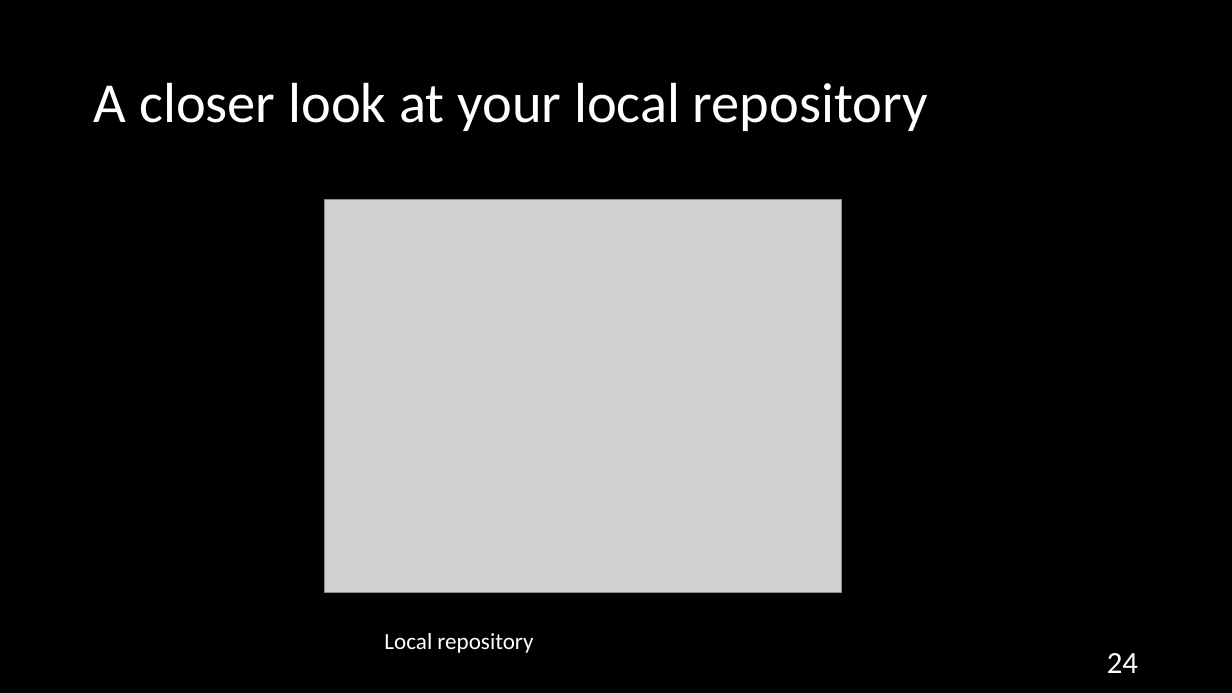
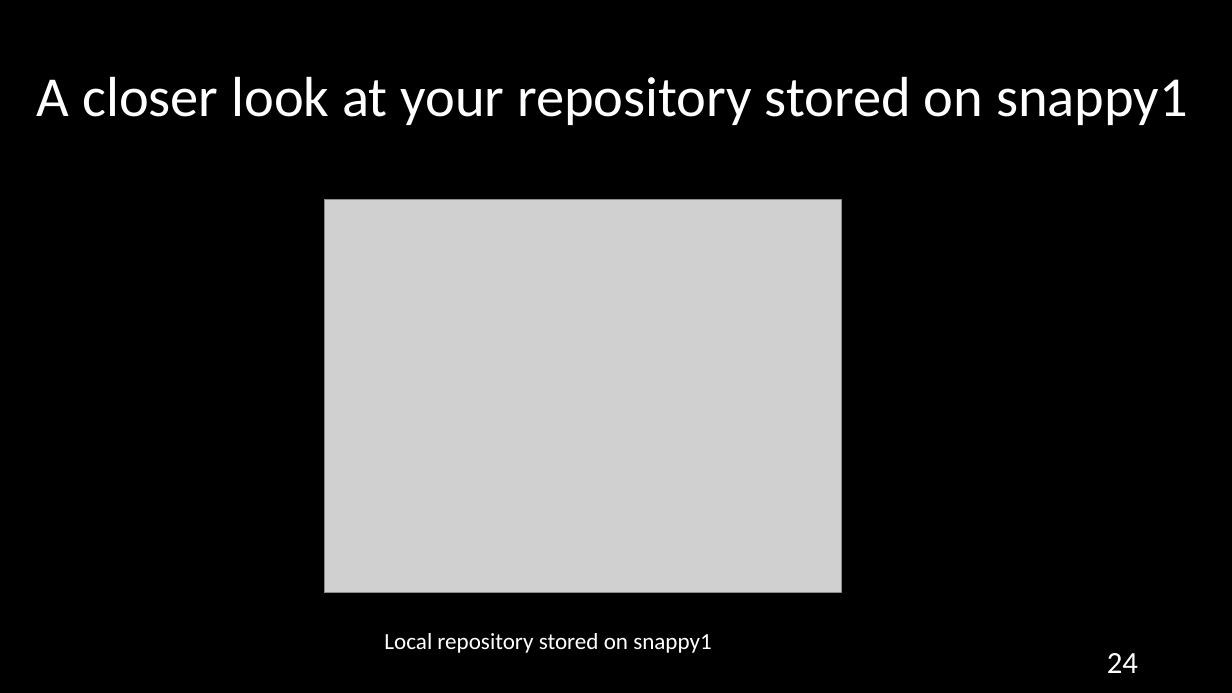
Before and after one commit to NYU-CSO/nyu-cso.github.io, a slide deck: slide 24 of rec-notes/r01.pptx. Drawn at 1232x693 pixels with LibreOffice and Linux fonts; fonts in the diff are those of the drawing; grey boxes stand for pictures. Boxes give left, top, right and bottom in pixels: in the first picture for what was removed or moved away, otherwise in the second. Text is boxed around its words. In the diff, an @@ line names an element or a change of style, - is before the commit and + after.

```diff
--- a/rec-notes/r01.pptx
+++ b/rec-notes/r01.pptx
@@ title at (x1=37, y1=76, x2=1188, y2=125): text changed @@
-A closer look at your local repository
+A closer look at your repository stored on snappy1
@@ text at (x1=384, y1=633, x2=711, y2=653): text changed @@
-Local repository
+Local repository stored on snappy1
```
Also in this commit, not shown: 9 other slides changed, 3 other files.
